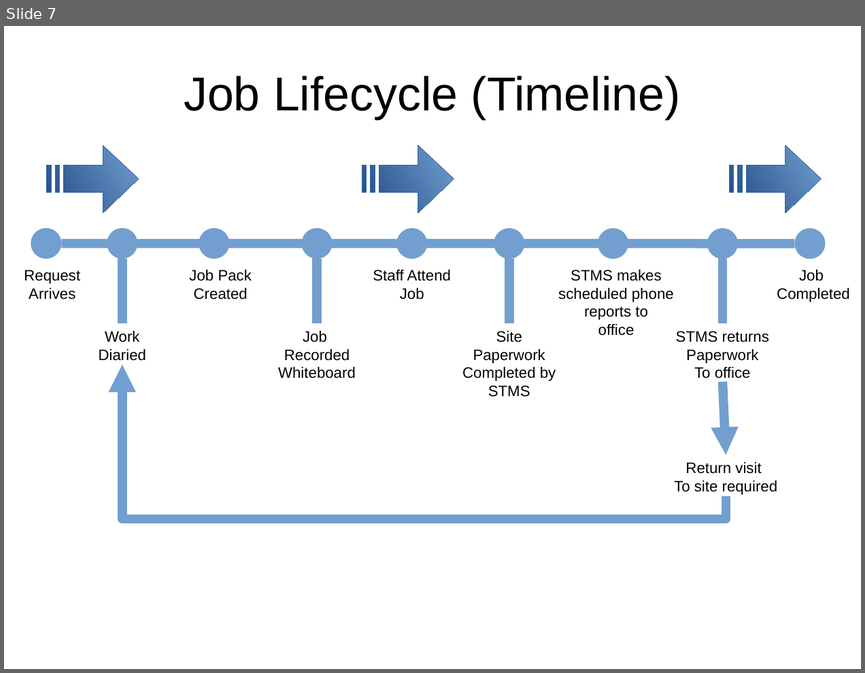
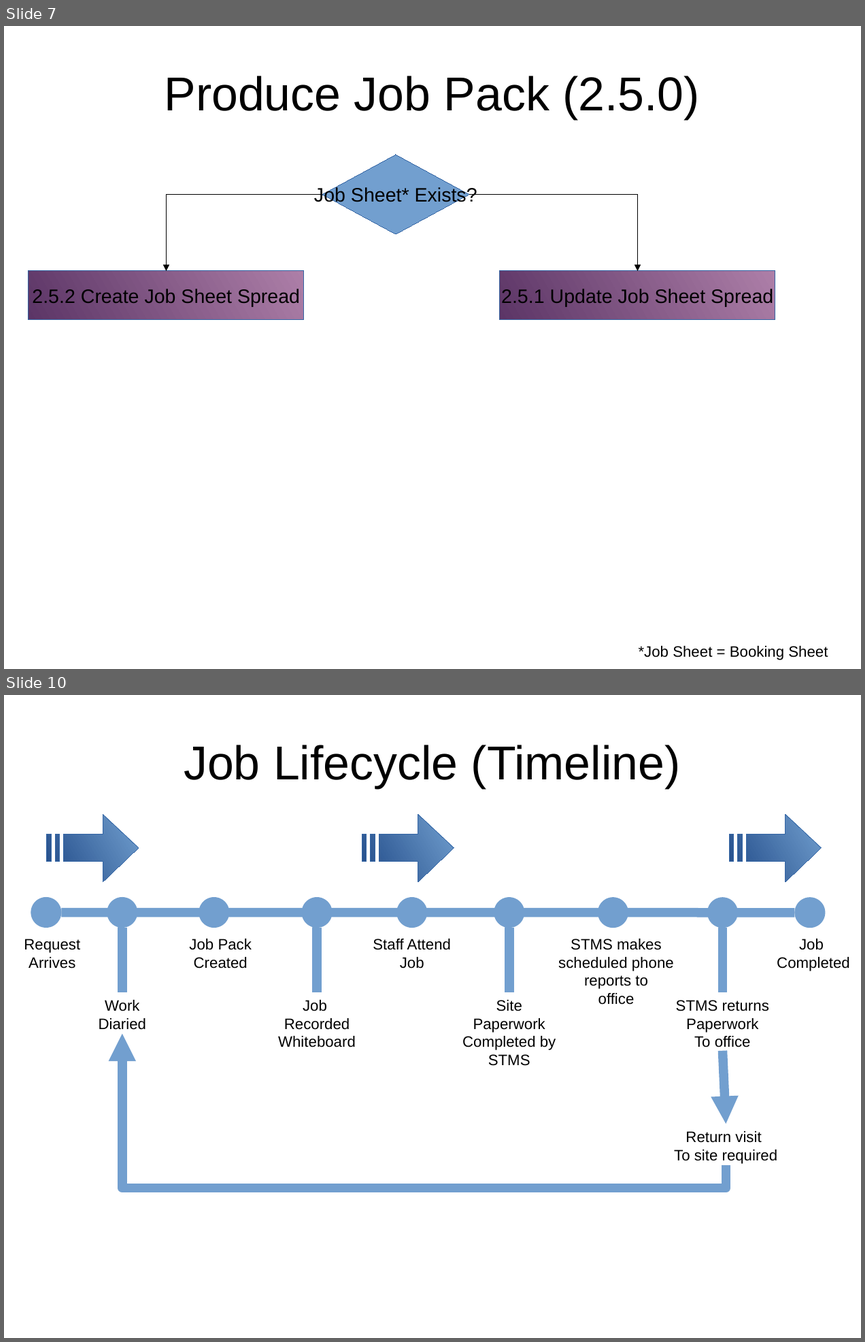
Before and after one commit to monkeysh1ne/TMNZ_Stuff, a slide deck: Workflows BP Models.odp. Shown one above the other, each under a label of ours: slide 7 before the commit, slides 7 and 10 after it; the slides between them are not shown. The pictures are 865x673 and 865x1342 pixels, drawn with LibreOffice and Linux fonts; fonts in the diff are those of the drawing. Boxes give left, top, right and bottom in pixels: in the first picture for what was removed or moved away, otherwise in the second. Text is boxed around its words. In the diff, an @@ line names an element or a change of style, - is before the commit and + after.

```diff
--- a/Workflows BP Models.odp
+++ b/Workflows BP Models.odp
@@ slide 7 added at <box>4,26,861,669</box>, background #FFFFFF @@
@@ title added at <box>164,76,700,120</box>, 44 pt, text #000000 @@
+Produce Job Pack (2.5.0)
@@ diamond added at <box>322,155,469,233</box>, fill #729FCF, outline #3465A4 0 pt, 18 pt, text #000000 @@
+Job Sheet* Exists?
@@ elbow arrow added from (322, 195) to (167, 271), #000000 0 pt @@
@@ elbow arrow added from (469, 195) to (638, 271), #000000 0 pt @@
@@ rectangle added at <box>28,271,303,320</box>, fill gradient #AD7FA8 to #5C3566, outline #3465A4 0 pt, 18 pt, text #000000 @@
+2.5.2 Create Job Sheet Spread
@@ rectangle added at <box>500,271,775,320</box>, fill gradient #AD7FA8 to #5C3566, outline #3465A4 0 pt, 18 pt, text #000000 @@
+2.5.1 Update Job Sheet Spread
@@ text added at <box>638,645,827,660</box>, 14 pt, text #000000 @@
+*Job Sheet = Booking Sheet
@@ what was slide 7 is now slide 10 @@
```
Also in this commit, not shown: 3 slides changed, 2 other slides added, 1 slide removed, 1 other file.
